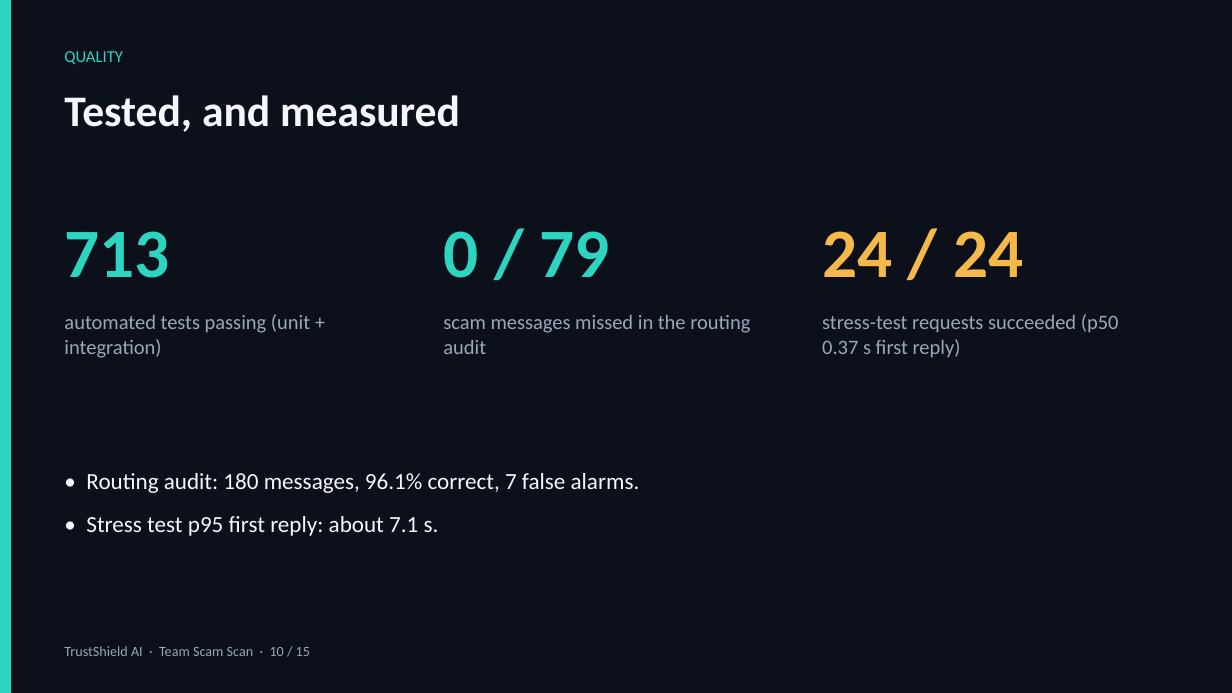
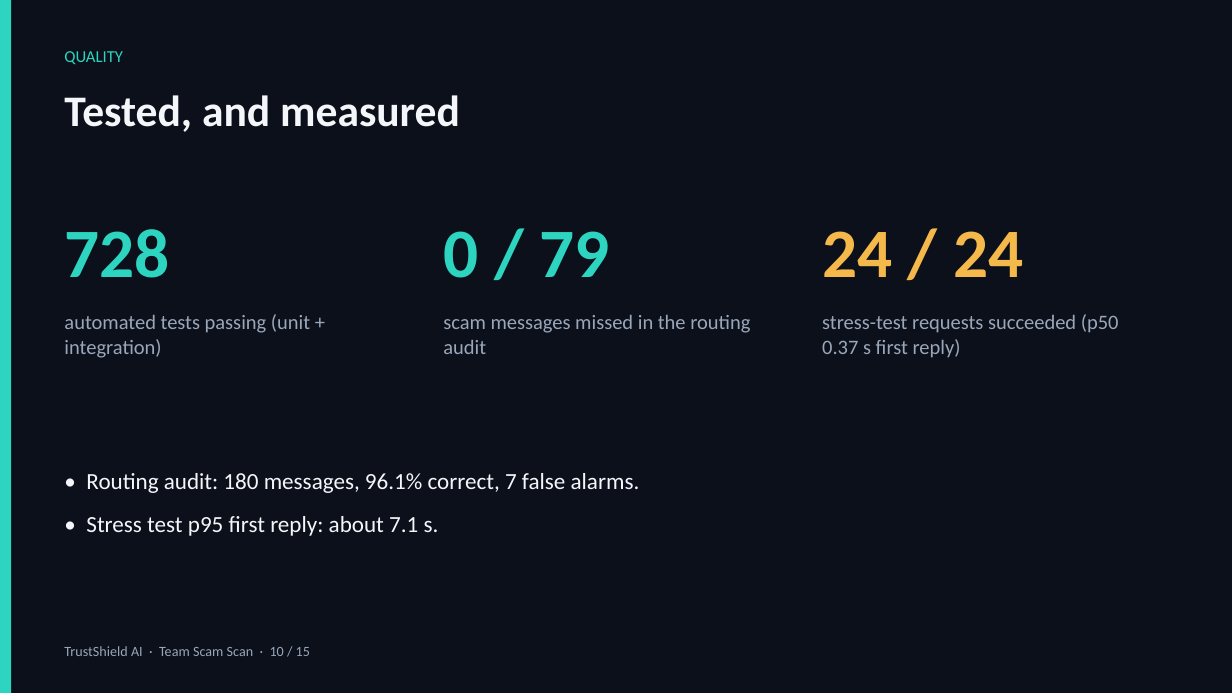
Before and after one commit to shubhsaxena2020/trustshield-ai, a slide deck: slide 10 of docs/presentation/TrustShield_AI_PSIT_TechExpo_2026.pptx. Drawn at 1232x693 pixels with LibreOffice and Linux fonts; fonts in the diff are those of the drawing. Boxes give left, top, right and bottom in pixels: in the first picture for what was removed or moved away, otherwise in the second. Text is boxed around its words. In the diff, an @@ line names an element or a change of style, - is before the commit and + after.

```diff
--- a/docs/presentation/TrustShield_AI_PSIT_TechExpo_2026.pptx
+++ b/docs/presentation/TrustShield_AI_PSIT_TechExpo_2026.pptx
@@ text at (x1=64, y1=229, x2=169, y2=278): text changed @@
-713
+728
```
Also in this commit, not shown: 5 other files.
